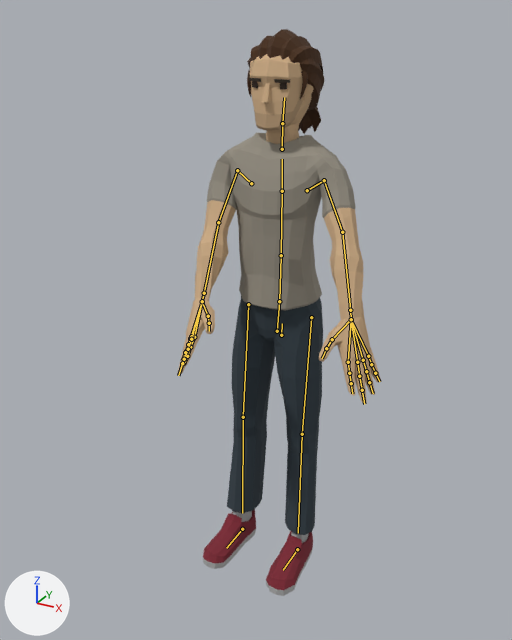
Renders of the glTF model app/src/main/assets/characters/Casual2.gltf from each side of a commit.
Both versions are drawn from a 50 mm camera at (1.008, -2.006, 1.912) aimed at (0.027, -0.222, 1.02). Lighting does not change. The marker at lower left points along +X, +Y and +Z. The picture after the commit comes second. Both versions are drawn at frame 1 of the action 'Windup_BH'; the numbers are the values there. The bones that change, and the others that lie on the model, are drawn over the model as lines.

In view in the first picture: 'Casual2_Body', 'Casual2_Feet', 'Casual2_Head', 'Casual2_Legs'.
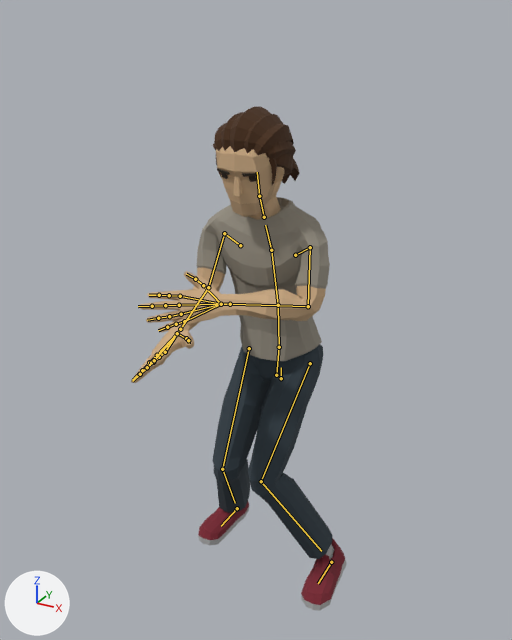
Location of each change, (x1, y1, x2, y2) in pixels of the pictures (512 x 640 px):
```json
{"object": "Casual2_Body", "change": "posed", "before": [177, 132, 381, 403], "after": [131, 197, 330, 383], "on screen": "31% shorter"}
{"object": "Casual2_Legs", "change": "posed", "before": [227, 296, 323, 535], "after": [212, 344, 333, 559], "on screen": "26% wider, 10% shorter"}
{"object": "Casual2_Head", "change": "posed", "before": [247, 29, 324, 144], "after": [213, 107, 299, 220], "on screen": "12% wider"}
{"object": "Casual2_Feet", "change": "posed", "before": [203, 509, 313, 596], "after": [198, 502, 347, 611]}
{"bone": "Body", "before": "(281, 335) to (282, 323)", "after": "(281, 378) to (281, 367)"}
{"bone": "Abdomen", "before": "(279, 301) to (281, 255)", "after": "(279, 347) to (278, 305)"}
{"bone": "Torso", "before": "(281, 255) to (282, 191)", "after": "(278, 305) to (271, 250)"}
{"bone": "Chest", "before": "(282, 191) to (282, 159)", "after": "(271, 250) to (265, 225)"}
{"bone": "Head", "before": "(282, 123) to (284, 97)", "after": "(259, 196) to (257, 172)"}
{"bone": "UpperArm.L", "before": "(324, 180) to (342, 232)", "after": "(310, 247) to (308, 306)"}
{"bone": "LowerArm.L", "before": "(342, 232) to (350, 310)", "after": "(308, 306) to (230, 304)"}
{"bone": "Wrist.L", "before": "(350, 310) to (351, 319)", "after": "(230, 304) to (221, 304)"}
{"bone": "UpperArm.R", "before": "(237, 170) to (218, 222)", "after": "(224, 233) to (208, 287)"}
{"bone": "LowerArm.R", "before": "(218, 222) to (204, 293)", "after": "(208, 287) to (180, 329)"}
{"bone": "Wrist.R", "before": "(204, 293) to (202, 301)", "after": "(180, 329) to (177, 333)"}
{"bone": "UpperLeg.L", "before": "(311, 317) to (302, 434)", "after": "(310, 363) to (261, 481)"}
{"bone": "LowerLeg.L", "before": "(302, 434) to (298, 533)", "after": "(261, 481) to (321, 551)"}
{"bone": "UpperLeg.R", "before": "(248, 304) to (243, 417)", "after": "(249, 348) to (222, 469)"}
{"bone": "LowerLeg.R", "before": "(243, 417) to (242, 513)", "after": "(222, 469) to (235, 503)"}
{"bone": "Foot.L", "before": "(297, 549) to (283, 570)", "after": "(331, 562) to (318, 583)"}
{"bone": "Foot.R", "before": "(242, 529) to (226, 548)", "after": "(237, 508) to (221, 526)"}
```

The change, as JSON lines over the scene's bpy script:
```json
{"block": "bone_body", "where": "bone_body = bpy.data.objects['CharacterArmature'].pose.bones['Body']  # child of 'Root'"}
{"op": "set", "path": "bone_body.location", "old": "(0.0, 0.0, -0.04)", "new": "(0.0, -0.171, -0.04)"}
{"block": "bone_abdomen", "where": "bone_abdomen = bpy.data.objects['CharacterArmature'].pose.bones['Abdomen']  # child of 'Hips'"}
{"op": "set", "path": "bone_abdomen.rotation_quaternion", "old": "(1.0, 0.0, 0.0, 0.0)", "new": "(0.998, 0.058, 0.0, 0.0)", "note": "degrees (0, 0, 0) -> degrees (7, 0, 0)"}
{"block": "bone_torso", "where": "bone_torso = bpy.data.objects['CharacterArmature'].pose.bones['Torso']  # child of 'Abdomen'"}
{"op": "set", "path": "bone_torso.rotation_quaternion", "old": "(1.0, 0.0, 0.0, 0.0)", "new": "(0.998, 0.058, 0.0, 0.0)", "note": "degrees (0, 0, 0) -> degrees (7, 0, 0)"}
{"block": "bone_chest", "where": "bone_chest = bpy.data.objects['CharacterArmature'].pose.bones['Chest']  # child of 'Torso'"}
{"op": "set", "path": "bone_chest.rotation_quaternion", "old": "(1.0, 0.0, 0.0, 0.0)", "new": "(0.997, 0.077, 0.0, 0.0)", "note": "degrees (0, 0, 0) -> degrees (9, 0, 0)"}
{"block": "bone_head", "where": "bone_head = bpy.data.objects['CharacterArmature'].pose.bones['Head']  # child of 'Neck'"}
{"op": "set", "path": "bone_head.rotation_quaternion", "old": "(0.998, -0.07, 0.0, 0.0)", "new": "(0.996, -0.092, 0.0, 0.0)", "note": "degrees (-8, 0, 0) -> degrees (-11, 0, 0)"}
{"block": "bone_upperarm_l", "where": "bone_upperarm_l = bpy.data.objects['CharacterArmature'].pose.bones['UpperArm.L']  # child of 'Shoulder.L'"}
{"op": "set", "path": "bone_upperarm_l.rotation_quaternion", "old": "(0.879, -0.395, 0.0, -0.266)", "new": "(0.774, -0.391, 0.0, -0.498)", "note": "degrees (-45, -12, -29) -> degrees (-41, -23, -57)"}
{"block": "bone_lowerarm_l", "where": "bone_lowerarm_l = bpy.data.objects['CharacterArmature'].pose.bones['LowerArm.L']  # child of 'UpperArm.L'"}
{"op": "set", "path": "bone_lowerarm_l.rotation_quaternion", "old": "(0.991, -0.125, 0.0, 0.04)", "new": "(0.767, -0.092, 0.0, -0.635)", "note": "degrees (-14, 1, 5) -> degrees (-8, -7, -79)"}
{"block": "bone_wrist_l", "where": "bone_wrist_l = bpy.data.objects['CharacterArmature'].pose.bones['Wrist.L']  # child of 'LowerArm.L'"}
{"op": "set", "path": "bone_wrist_l.rotation_quaternion", "old": "(0.999, -0.041, 0.0, -0.025)", "new": "(0.997, -0.072, 0.0, -0.032)", "note": "degrees (-5, 0, -3) -> degrees (-8, 0, -4)"}
{"block": "bone_upperarm_r", "where": "bone_upperarm_r = bpy.data.objects['CharacterArmature'].pose.bones['UpperArm.R']  # child of 'Shoulder.R'"}
{"op": "set", "path": "bone_upperarm_r.rotation_quaternion", "old": "(0.724, -0.566, 0.0, 0.395)", "new": "(0.724, -0.445, 0.0, 0.527)", "note": "degrees (-66, 27, 40) -> degrees (-47, 28, 60)"}
{"block": "bone_lowerarm_r", "where": "bone_lowerarm_r = bpy.data.objects['CharacterArmature'].pose.bones['LowerArm.R']  # child of 'UpperArm.R'"}
{"op": "set", "path": "bone_lowerarm_r.rotation_quaternion", "old": "(0.997, -0.065, 0.0, -0.032)", "new": "(0.924, 0.226, 0.0, 0.308)", "note": "degrees (-7, 0, -4) -> degrees (25, -8, 35)"}
{"block": "bone_wrist_r", "where": "bone_wrist_r = bpy.data.objects['CharacterArmature'].pose.bones['Wrist.R']  # child of 'LowerArm.R'"}
{"op": "set", "path": "bone_wrist_r.rotation_quaternion", "old": "(0.997, 0.011, 0.0, 0.078)", "new": "(0.997, 0.02, 0.0, 0.071)", "note": "degrees (1, 0, 9) -> degrees (2, 0, 8)"}
{"block": "bone_upperleg_l", "where": "bone_upperleg_l = bpy.data.objects['CharacterArmature'].pose.bones['UpperLeg.L']  # child of 'Body'"}
{"op": "set", "path": "bone_upperleg_l.rotation_quaternion", "old": "(1.0, 0.0, 0.0, 0.006)", "new": "(0.955, 0.03, 0.106, 0.277)", "note": "degrees (0, 0, 1) -> degrees (7, 11, 33)"}
{"block": "bone_lowerleg_l", "where": "bone_lowerleg_l = bpy.data.objects['CharacterArmature'].pose.bones['LowerLeg.L']  # child of 'UpperLeg.L'"}
{"op": "set", "path": "bone_lowerleg_l.rotation_quaternion", "old": "(1.0, -0.028, 0.0, 0.0)", "new": "(0.865, 0.485, 0.071, -0.11)", "note": "degrees (-3, 0, 0) -> degrees (58, 13, -7)"}
{"block": "bone_upperleg_r", "where": "bone_upperleg_r = bpy.data.objects['CharacterArmature'].pose.bones['UpperLeg.R']  # child of 'Body'"}
{"op": "set", "path": "bone_upperleg_r.rotation_quaternion", "old": "(1.0, 0.0, 0.0, -0.006)", "new": "(0.967, 0.018, -0.062, -0.245)", "note": "degrees (0, 0, -1) -> degrees (4, -6, -29)"}
{"block": "bone_lowerleg_r", "where": "bone_lowerleg_r = bpy.data.objects['CharacterArmature'].pose.bones['LowerLeg.R']  # child of 'UpperLeg.R'"}
{"op": "set", "path": "bone_lowerleg_r.rotation_quaternion", "old": "(1.0, -0.028, 0.0, 0.0)", "new": "(0.859, 0.507, -0.042, 0.057)", "note": "degrees (-3, 0, 0) -> degrees (61, -7, 3)"}
{"block": "bone_foot_l", "where": "bone_foot_l = bpy.data.objects['CharacterArmature'].pose.bones['Foot.L']  # child of 'Root'"}
{"op": "set", "path": "bone_foot_l.location", "old": "(0.0, 0.0, 0.0)", "new": "(0.14, 0.0, 0.0)"}
{"block": "bone_foot_r", "where": "bone_foot_r = bpy.data.objects['CharacterArmature'].pose.bones['Foot.R']  # child of 'Root'"}
{"op": "set", "path": "bone_foot_r.location", "old": "(0.0, 0.0, 0.0)", "new": "(-0.084, -0.098, -0.001)"}
```
